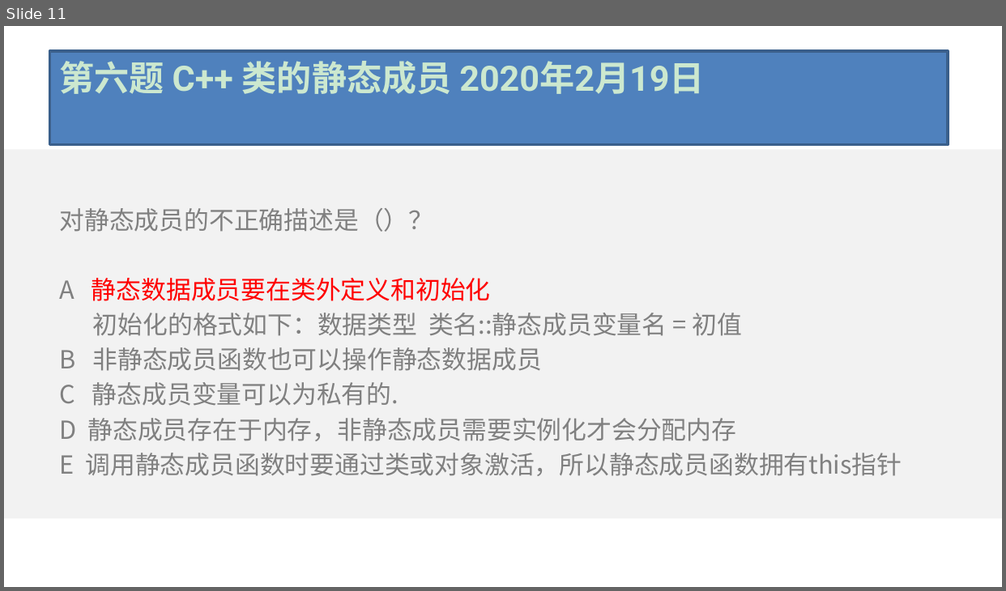
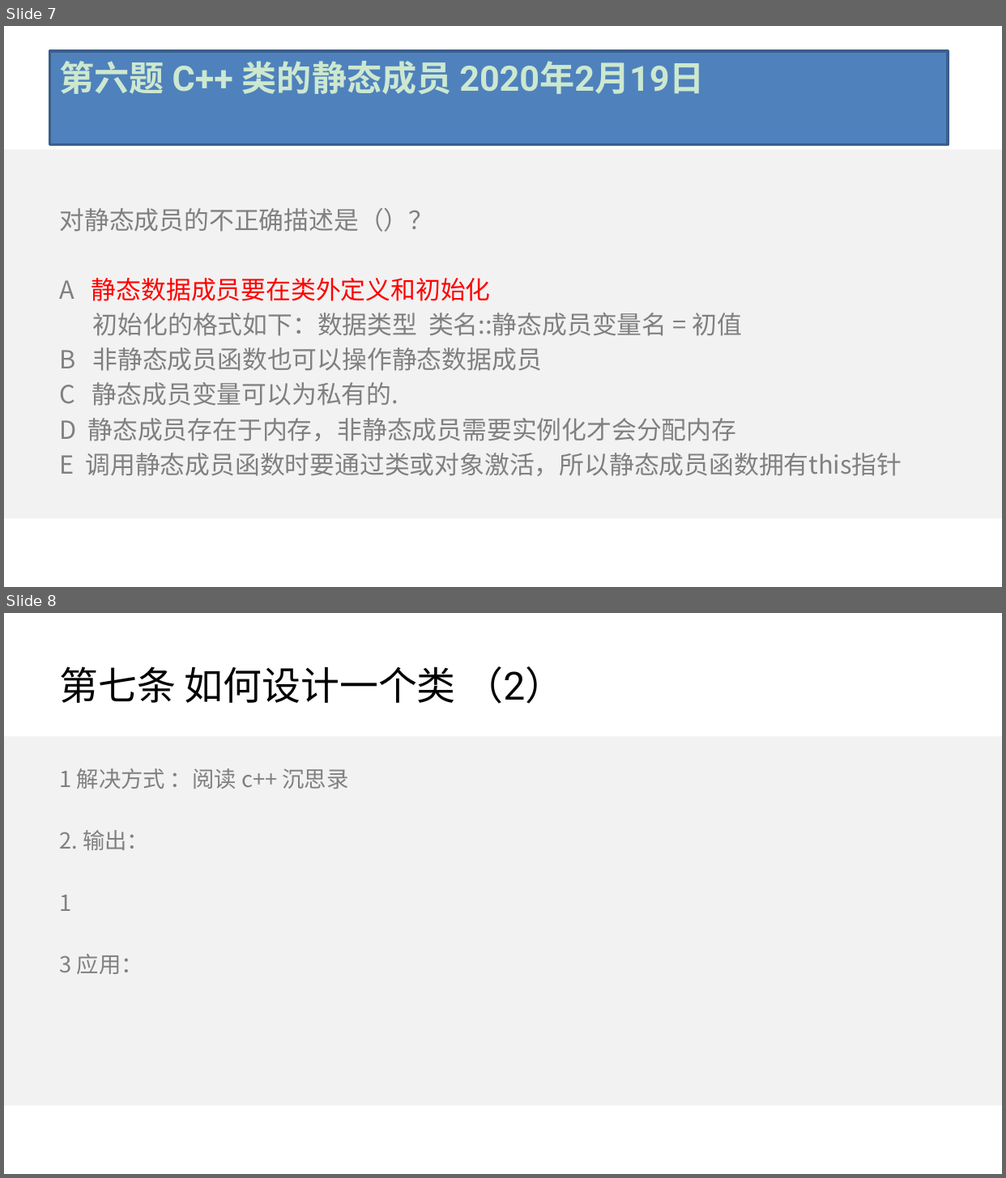
Before and after one commit to wangcy6/weekly, a slide deck: ppt/2019_c++_full.pptx. Shown one above the other, each under a label of ours: slide 11 before the commit, slides 7 and 8 after it. The pictures are 1006x591 and 1006x1178 pixels, drawn with LibreOffice and Linux fonts; fonts in the diff are those of the drawing; background and template pictures are left out. Boxes give left, top, right and bottom in pixels: in the first picture for what was removed or moved away, otherwise in the second. Text is boxed around its words. In the diff, an @@ line names an element or a change of style, - is before the commit and + after.

```diff
--- a/ppt/2019_c++_full.pptx
+++ b/ppt/2019_c++_full.pptx
@@ slide 8 added at box(4, 613, 1002, 1174), background #CCE8CF; not listed: 1 template element that a slide beside it also shows @@
@@ title added at box(60, 666, 564, 704), 28 pt, text #000000 @@
+第七条 如何设计一个类 （2）
@@ text added at box(59, 769, 349, 974), 16 pt, text #808080 @@
+1 解决方式 ：阅读 c++ 沉思录
+2. 输出：
+1
+3 应用：
@@ what was slide 11 is now slide 7 @@
```
Also in this commit, not shown: 1 slide changed, 1 other slide added, 4 slides removed, 1 other file.
